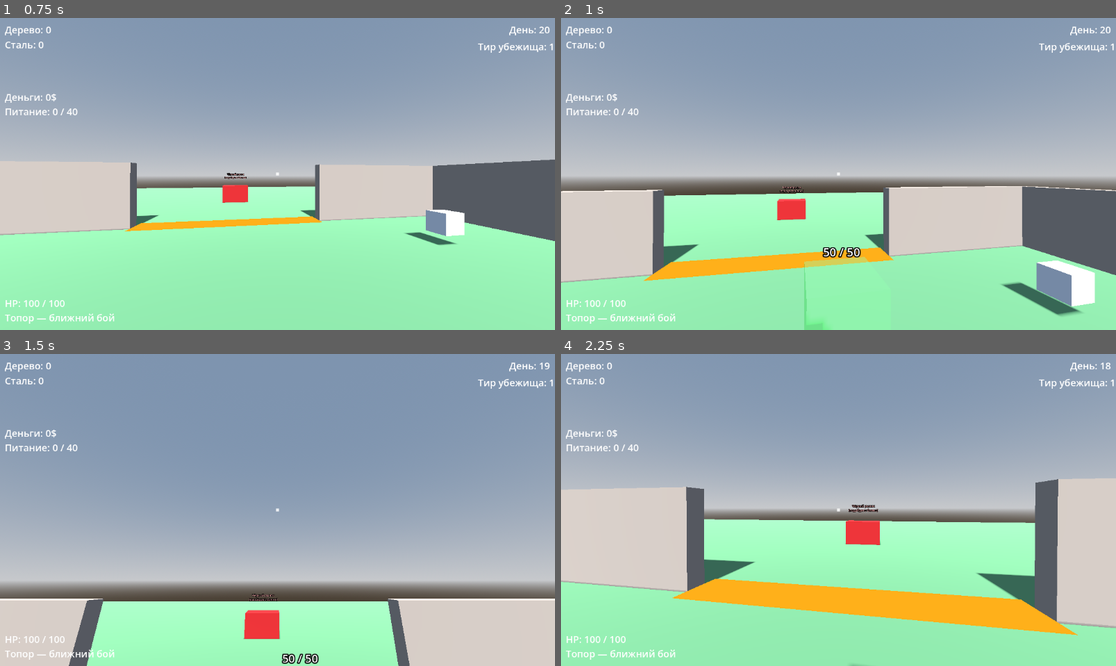
Above: before the commit, frames 1-4 (two rows, left to right).
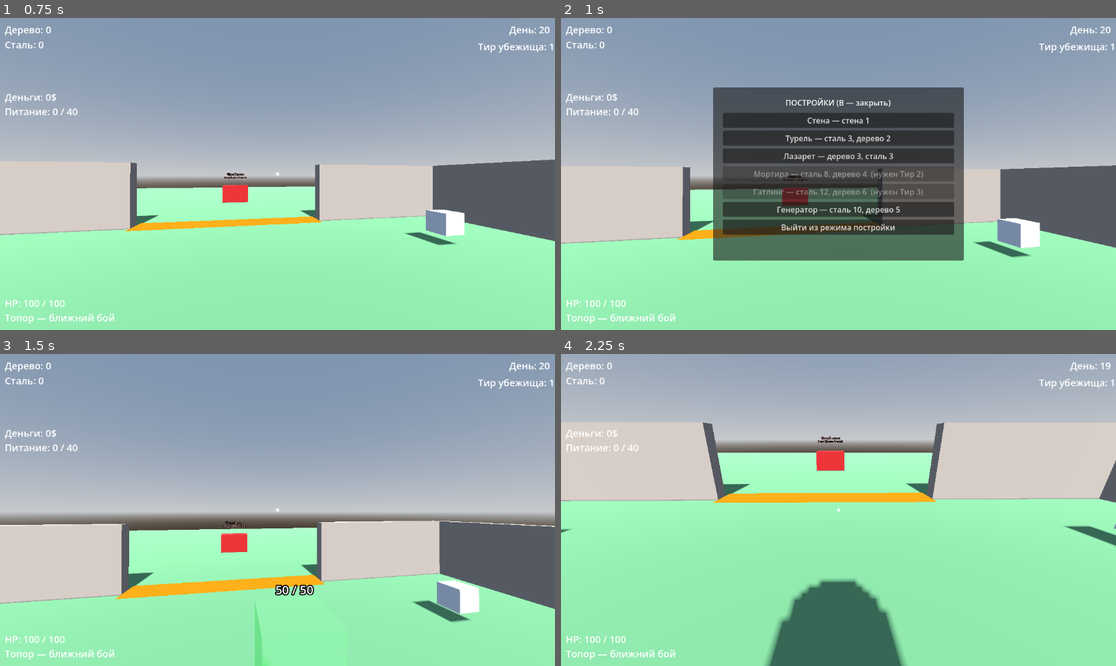
Above: after the commit, the same moments.

Repository: kem4ikkk/ubeziche
Game: Godot game, scene res://scenes/main.tscn
Same seed, same stepped clock (60 frames per second), same inputs: the game is played once before the commit and once after it.
Inputs (mouse positions are in pixels of both pictures, inside the frame that each line leads up to):
- Up to frame 1 (0.75 s): tap Enter at 0.5 s; move the mouse to (305, 174) at 0.52 s; hold W from 0.53 s (still down); tap V at 0.6 s; click (305, 174) at 0.67 s
- Up to frame 2 (1 s): keep holding W; tap Space at 0.77 s; tap B at 0.8 s
- Up to frame 3 (1.5 s): release W at 1.25 s; click (277, 456) at 1.25 s, where only the run after the commit has a clickable "Стена — стена 1"
- Up to frame 4 (2.25 s): move the mouse to (810, 510) at 2.02 s; hold W from 2.03 s (still down); tap B at 2.1 s; click (810, 510) at 2.17 s

Frame 1 is identical in both runs. In frame 2, 37% of the frame differs, in the area x 0-100%, y 22-100%; in frame 3, 54%; in frame 4, 66%, in the area x 0-100%, y 3-100%.

Commit message:
Меню построек по клавише B: список с ценой и гейтом по тиру (4.26)
По уточнению автора сделано перед мастерской-меню (4.27). Как в оригинале CS:NZ
постройка выбирается из UI-меню, а не циклом во время игры.

Новые scenes/build_menu.tscn + scripts/build_menu.gd (CanvasLayer): клавиша B
открывает панель «ПОСТРОЙКИ» со списком из build_system.get_buildables() (новый
метод) — имя, цена в ресурсах, гейт по тиру (заблокированные disabled + пометка
«нужен Тир N»). Клик по постройке → select_buildable + вход в режим постройки +
закрытие меню (ЛКМ ставит призрак); кнопка «Выйти из режима постройки».

В player.gd клавиша B теперь открывает меню (в режиме постройки — выходит из
него), прежний цикл по V (cycle_buildable) убран из управления. Меню добавлено
в main.tscn.

Проверено через capture-режим и скриншот: меню открывается (6 построек), выбор
«Турель» включает режим постройки и закрывает меню, выход гасит режим; на снимке
Мортира/Гатлинг заблокированы с пометкой «нужен Тир 2/3» (гейтинг тира виден).

Co-Authored-By: Claude Opus 4.8 <noreply@anthropic.com>

Diff:
--- /dev/null
+++ b/scenes/build_menu.tscn
@@ -0,0 +1,33 @@
+[gd_scene load_steps=2 format=3 uid="uid://b8buildmenu0001"]
+
+[ext_resource type="Script" path="res://scripts/build_menu.gd" id="1_build"]
+
+[node name="BuildMenu" type="CanvasLayer"]
+process_mode = 3
+script = ExtResource("1_build")
+
+[node name="Panel" type="Panel" parent="."]
+anchor_left = 0.5
+anchor_top = 0.5
+anchor_right = 0.5
+anchor_bottom = 0.5
+offset_left = -260.0
+offset_top = -180.0
+offset_right = 260.0
+offset_bottom = 180.0
+
+[node name="VBox" type="VBoxContainer" parent="Panel"]
+anchor_right = 1.0
+anchor_bottom = 1.0
+offset_left = 20.0
+offset_top = 20.0
+offset_right = -20.0
+offset_bottom = -20.0
+theme_override_constants/separation = 10
+
+[node name="TitleLabel" type="Label" parent="Panel/VBox"]
+text = "ПОСТРОЙКИ (B — закрыть)"
+horizontal_alignment = 1
+
+[node name="List" type="VBoxContainer" parent="Panel/VBox"]
+theme_override_constants/separation = 6
--- a/scenes/main.tscn
+++ b/scenes/main.tscn
@@ -14,6 +14,7 @@
 [ext_resource type="PackedScene" path="res://scenes/generator.tscn" id="10_generator"]
 [ext_resource type="PackedScene" path="res://scenes/skill_menu.tscn" id="11_skillmenu"]
 [ext_resource type="PackedScene" path="res://scenes/black_market.tscn" id="12_market"]
+[ext_resource type="PackedScene" path="res://scenes/build_menu.tscn" id="13_buildmenu"]
 
 [sub_resource type="ProceduralSkyMaterial" id="ProceduralSkyMaterial_1"]
 
@@ -177,6 +178,8 @@
 [node name="HUD" parent="." instance=ExtResource("3_hud")]
 
 [node name="SkillMenu" parent="." instance=ExtResource("11_skillmenu")]
+
+[node name="BuildMenu" parent="." instance=ExtResource("13_buildmenu")]
 
 [node name="WaveManager" type="Node3D" parent="."]
 script = ExtResource("4_wave")
--- /dev/null
+++ b/scripts/build_menu.gd
@@ -0,0 +1,95 @@
+extends CanvasLayer
+
+## Меню построек (Этап 4.26): открывается клавишей B (как в оригинале CS:NZ,
+## вместо прежних toggle+V). Показывает список доступных построек с ценой в
+## ресурсах и гейтом по тиру убежища. Клик по постройке — выбрать её и войти
+## в режим постройки (дальше ЛКМ ставит призрак). Есть кнопка выхода из режима.
+
+@onready var _list: VBoxContainer = $Panel/VBox/List
+
+var _capture_mode := false
+var _build_system: Node
+
+
+func _ready() -> void:
+	add_to_group("build_menu")
+	_capture_mode = OS.get_cmdline_user_args().has("--capture")
+	process_mode = Node.PROCESS_MODE_ALWAYS
+	visible = false
+
+
+## Ссылка на BuildSystem игрока (ленивый поиск — игрок есть не сразу).
+func _resolve_build_system() -> Node:
+	if is_instance_valid(_build_system):
+		return _build_system
+	var p := get_tree().get_first_node_in_group("player")
+	if is_instance_valid(p) and p.has_node("BuildSystem"):
+		_build_system = p.get_node("BuildSystem")
+	return _build_system
+
+
+## Открыть/закрыть меню (вызывается из player.gd по клавише B).
+func toggle() -> void:
+	visible = not visible
+	if visible:
+		_rebuild()
+	if not _capture_mode:
+		get_tree().paused = visible
+		Input.mouse_mode = Input.MOUSE_MODE_VISIBLE if visible else Input.MOUSE_MODE_CAPTURED
+
+
+func _rebuild() -> void:
+	for c in _list.get_children():
+		c.queue_free()
+	var bs := _resolve_build_system()
+	if bs == null:
+		return
+	for b in bs.get_buildables():
+		var b_name: String = b.name
+		var min_tier: int = int(b.get("min_tier", 1))
+		var locked: bool = InventorySystem.shelter_tier < min_tier
+		var btn := Button.new()
+		btn.text = "%s — %s%s" % [
+				b_name, _cost_text(b.cost),
+				("  (нужен Тир %d)" % min_tier) if locked else ""]
+		btn.disabled = locked
+		btn.pressed.connect(_on_pick.bind(b_name))
+		_list.add_child(btn)
+	# Кнопка выхода из режима постройки.
+	var exit_btn := Button.new()
+	exit_btn.text = "Выйти из режима постройки"
+	exit_btn.pressed.connect(_on_exit_build)
+	_list.add_child(exit_btn)
+
+
+## Выбрать постройку: входим в режим постройки и закрываем меню (ЛКМ ставит).
+func _on_pick(building_name: String) -> void:
+	var bs := _resolve_build_system()
+	if bs == null:
+		return
+	bs.select_buildable(building_name)
+	if not bs.build_mode:
+		bs.toggle()
+	toggle()
+
+
+func _on_exit_build() -> void:
+	var bs := _resolve_build_system()
+	if bs != null and bs.build_mode:
+		bs.toggle()
+	toggle()
+
+
+func _cost_text(cost: Dictionary) -> String:
+	var parts: Array[String] = []
+	for r in cost:
+		parts.append("%s %d" % [_res_name(r), int(cost[r])])
+	return ", ".join(parts)
+
+
+func _res_name(r: String) -> String:
+	match r:
+		"wood": return "дерево"
+		"steel": return "сталь"
+		"wall": return "стена"
+	return r
--- a/scripts/build_system.gd
+++ b/scripts/build_system.gd
@@ -66,6 +66,11 @@
 ## Имя текущего выбранного здания (для HUD/тестов).
 func current_buildable_name() -> String:
 	return _buildables[_current].name
+
+
+## Список доступных построек (имя/сцена/цена/min_tier) — для меню построек (4.26).
+func get_buildables() -> Array[Dictionary]:
+	return _buildables
 
 
 ## Выбрать здание по имени (для тестов / будущего меню постройки).
--- a/scripts/debug_capture.gd
+++ b/scripts/debug_capture.gd
@@ -807,6 +807,26 @@
 			(player as Node3D).global_position = (market as Node3D).global_position + Vector3(0, 1, 4)
 		_dump_state("ПОСЛЕ чёрного рынка (4.24)")
 
+	# 6.994) Меню построек (Этап 4.26): по B открывается UI со списком построек
+	# (цена + гейт по тиру); выбор постройки входит в режим постройки.
+	var bmenu := get_tree().get_first_node_in_group("build_menu")
+	if is_instance_valid(bmenu) and bmenu.has_method("toggle") \
+			and is_instance_valid(player) and player.has_node("BuildSystem"):
+		print("CLAUDE: проверяю меню построек (4.26)")
+		get_tree().paused = false
+		var bs_m := player.get_node("BuildSystem")
+		if bs_m.build_mode:
+			bs_m.toggle()
+		bmenu.toggle()
+		print("  меню открыто: ", bmenu.visible, ", построек в списке: ", bs_m.get_buildables().size())
+		bmenu._on_pick("Турель")
+		print("  после выбора 'Турель': режим постройки=", bs_m.build_mode,
+				", выбрано=", bs_m.current_buildable_name(), ", меню закрыто=", not bmenu.visible)
+		bmenu.toggle()
+		bmenu._on_exit_build()
+		print("  после выхода: режим постройки=", bs_m.build_mode, ", меню закрыто=", not bmenu.visible)
+		_dump_state("ПОСЛЕ меню построек (4.26)")
+
 	# 6.10) Эвакуация как условие победы (Этап 4.11): после N волн вызывается
 	# транспорт — игрок должен добежать до зоны эвакуации, иначе поражение.
 	var game_state := get_tree().get_first_node_in_group("game_state_manager")
--- a/scripts/player.gd
+++ b/scripts/player.gd
@@ -9,7 +9,7 @@
 ##   Q     — взять топор (Этап 4.21, стартовый инструмент)
 ##   R     — перезарядка оружия
 ##   1-5   — переключить оружие (только купленное; берётся вместо топора)
-##   B     — режим постройки; V — сменить тип; ЛКМ — поставить
+##   B     — меню построек (Этап 4.26): выбрать постройку → ЛКМ ставит; B выходит
 ##   Esc   — отпустить курсор
 ## Топор (Этап 4.21) есть с начала игры: ремонт построек теперь бесплатным
 ## ударом топора (без траты дерева), им же добываем ресурсы (5.2) и бьём зомби.
@@ -113,13 +113,15 @@
 		else:
 			Input.mouse_mode = Input.MOUSE_MODE_CAPTURED  # заново захватываем курсор
 
-	# B — переключить режим постройки.
+	# B — открыть/закрыть меню построек (Этап 4.26). В режиме постройки B
+	# просто выходит из него. Само меню (build_menu.gd) выбирает постройку.
 	if event is InputEventKey and event.pressed and event.keycode == KEY_B:
-		build_system.toggle()
-
-	# V — сменить тип постройки (стена ↔ турель) в режиме стройки (Этап 4.8.1).
-	if event is InputEventKey and event.pressed and event.keycode == KEY_V:
-		build_system.cycle_buildable()
+		if build_system.build_mode:
+			build_system.toggle()
+		else:
+			var menu := get_tree().get_first_node_in_group("build_menu")
+			if is_instance_valid(menu) and menu.has_method("toggle"):
+				menu.toggle()
 
 	# R — перезарядить оружие.
 	if event is InputEventKey and event.pressed and event.keycode == KEY_R:
Not shown: 1 places in scenes/main.tscn that only renumber resources
Not shown, changed: docs/CS_NZ_SHELTER_ANALYSIS.md
Not shown, changed: docs/PROGRESS.md
